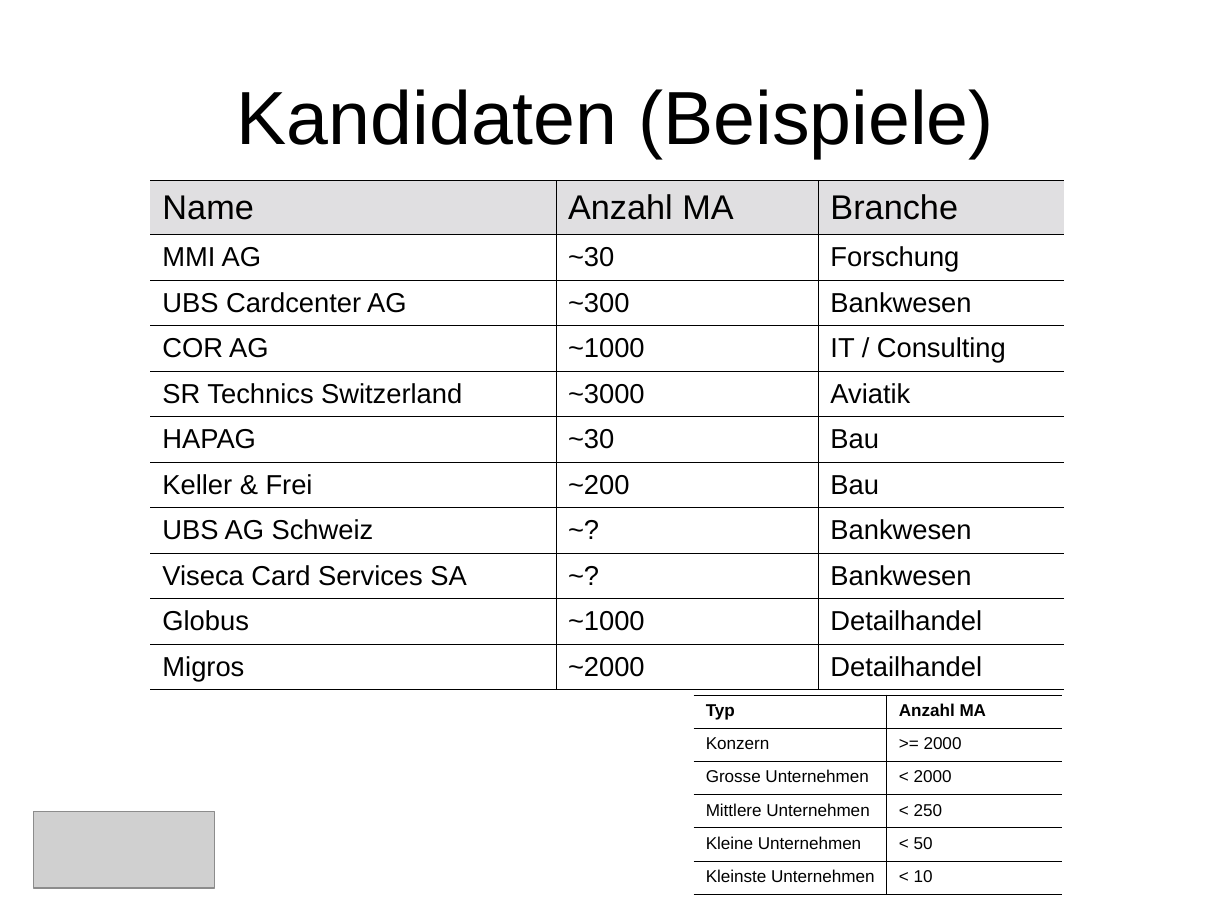
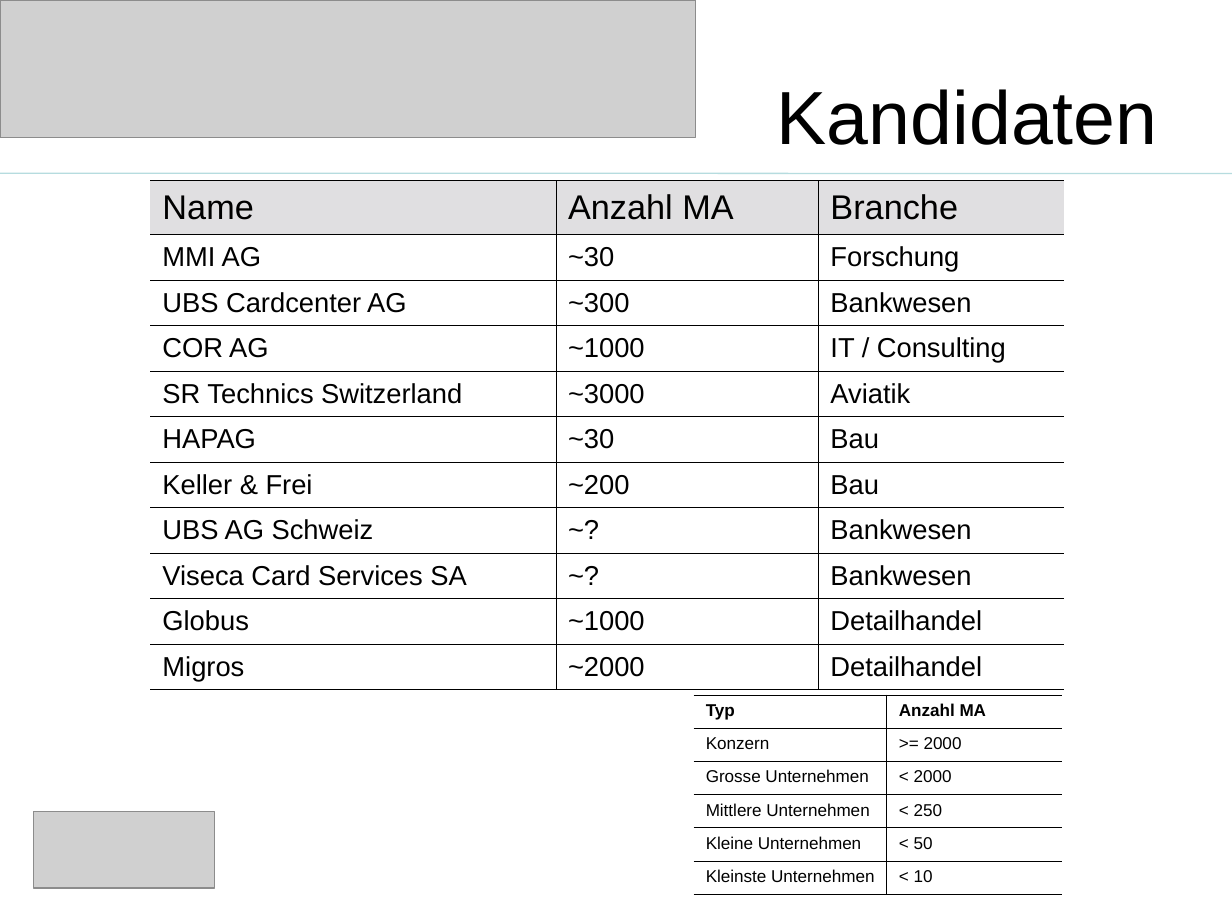
Before and after one commit to saw303/masterstudy, a slide deck: slide 11 of disposition/Präsentation.ppt. Drawn at 1232x924 pixels with LibreOffice and Linux fonts; fonts in the diff are those of the drawing; grey boxes stand for pictures. Boxes give left, top, right and bottom in pixels: in the first picture for what was removed or moved away, otherwise in the second. Text is boxed around its words. In the diff, an @@ line names an element or a change of style, - is before the commit and + after.

```diff
--- a/disposition/Präsentation.ppt
+++ b/disposition/Präsentation.ppt
@@ picture added at <box>0,0,696,137</box> @@
@@ title at <box>777,89,1158,145</box>: text changed @@
-Kandidaten (Beispiele)
+Kandidaten
@@ line added from (0, 174) to (1232, 174), #B6DCDF 0.74 pt @@
```
Also in this commit, not shown: 12 other slides changed, 1 slide added, 1 slide removed.
